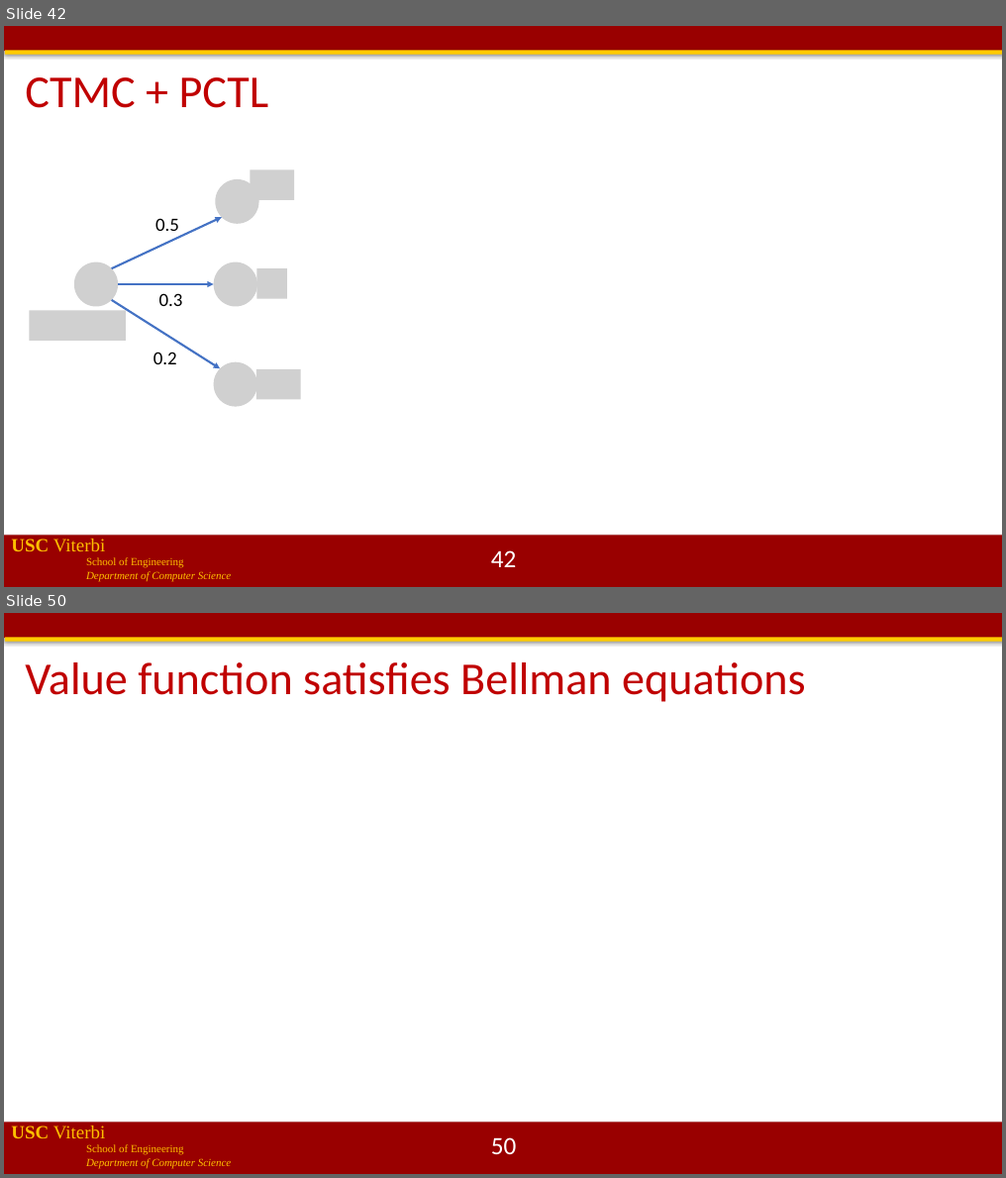
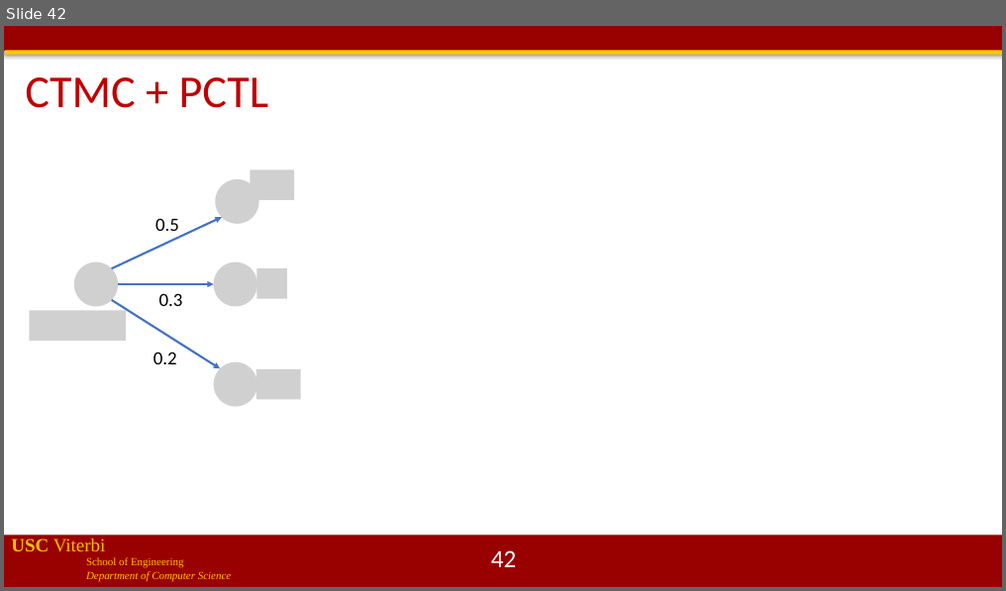
Before and after one commit to jdeshmukh/jdeshmukh.github.io, a slide deck: teaching/cs513-autocps-fall-2020/lecture8-Probabilistic-Models.pptx. Shown one above the other, each under a label of ours: slides 42 and 50 before the commit, slide 42 after it; the slides between them are not shown. The pictures are 1006x1178 and 1006x591 pixels, drawn with LibreOffice and Linux fonts; fonts in the diff are those of the drawing; grey boxes stand for pictures; background and template pictures are left out. Boxes give left, top, right and bottom in pixels: in the first picture for what was removed or moved away, otherwise in the second. Text is boxed around its words. In the diff, an @@ line names an element or a change of style, - is before the commit and + after.

```diff
--- a/teaching/cs513-autocps-fall-2020/lecture8-Probabilistic-Models.pptx
+++ b/teaching/cs513-autocps-fall-2020/lecture8-Probabilistic-Models.pptx
@@ slide 50 removed at bbox=[4, 613, 1002, 1174], background #FFFFFF; not listed: 4 template elements that a slide beside it also shows @@
@@ title removed at bbox=[25, 663, 806, 702] @@
-Value function satisfies Bellman equations
@@ page number removed at bbox=[491, 1138, 517, 1155] @@
-50
```
Also in this commit, not shown: 23 other slides removed, 1 other file.
